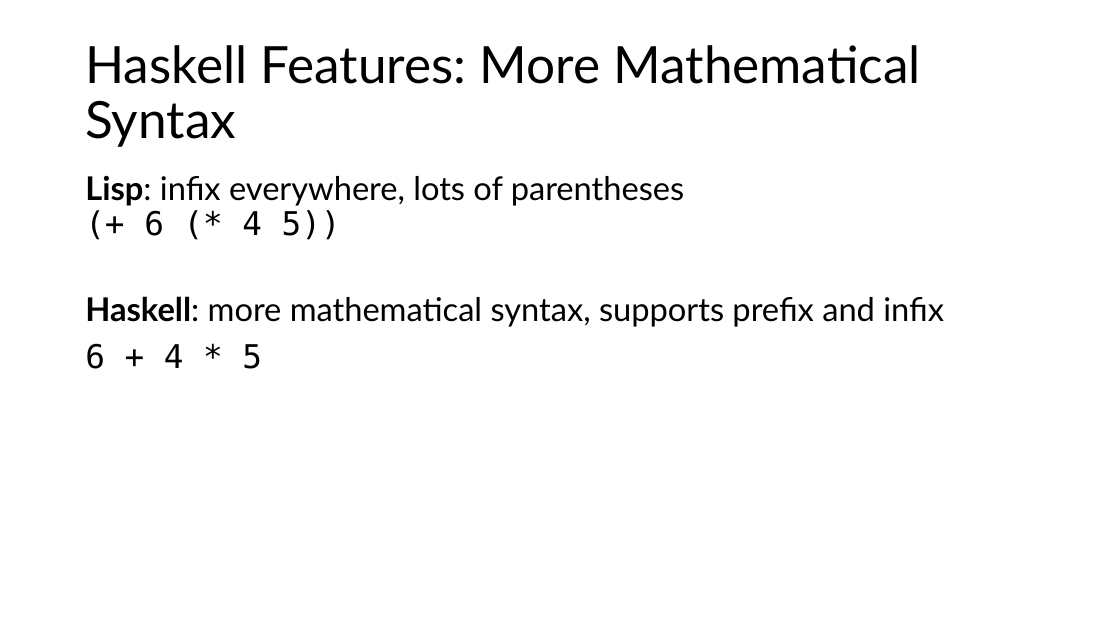
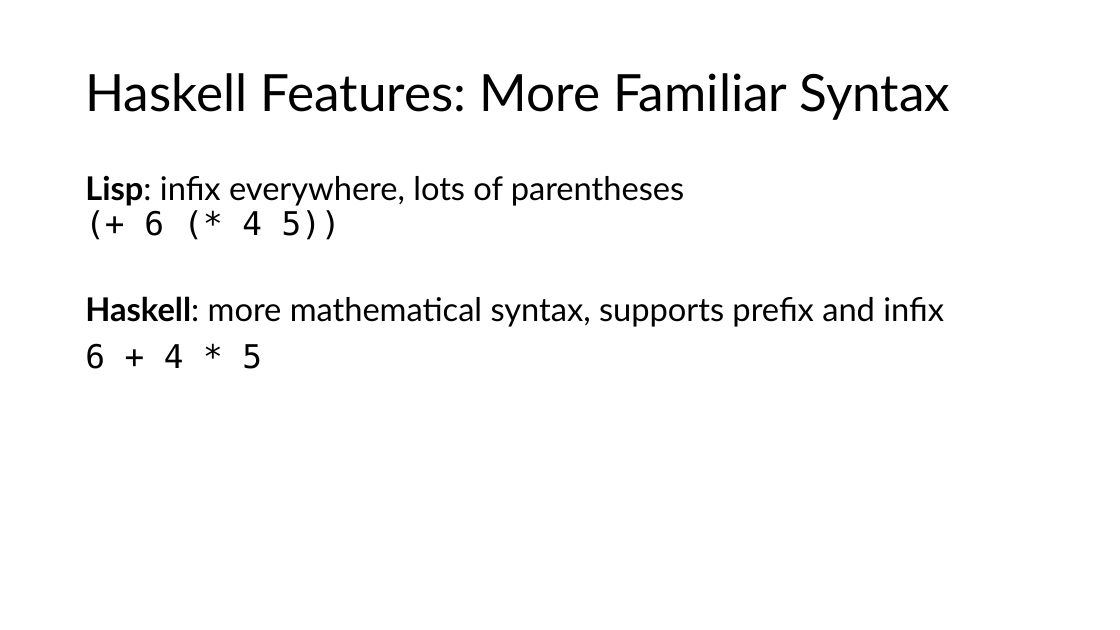
Before and after one commit to tjd1234/cmpt383fall2026, a slide deck: slide 8 of haskell/haskell_intro.pptx (slide 7 before the commit). Drawn at 1120x630 pixels with LibreOffice and Linux fonts; fonts in the diff are those of the drawing. Boxes give left, top, right and bottom in pixels: in the first picture for what was removed or moved away, otherwise in the second. Text is boxed around its words. In the diff, an @@ line names an element or a change of style, - is before the commit and + after.

```diff
--- a/haskell/haskell_intro.pptx
+++ b/haskell/haskell_intro.pptx
@@ title at box(85, 73, 951, 120): text changed @@
-Haskell Features: More Mathematical Syntax
+Haskell Features: More Familiar Syntax
```
Also in this commit, not shown: 5 other slides changed, 3 slides added.
